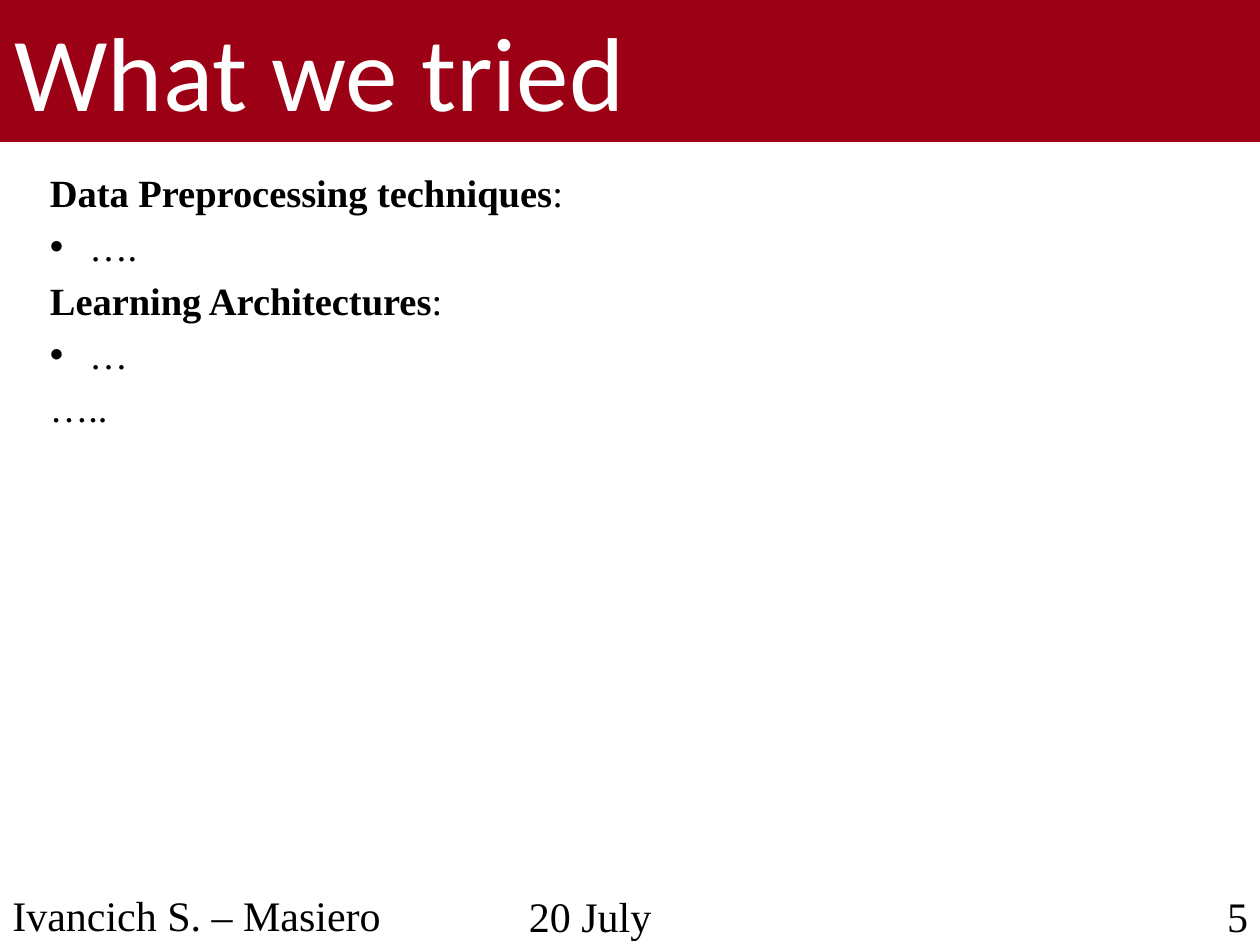
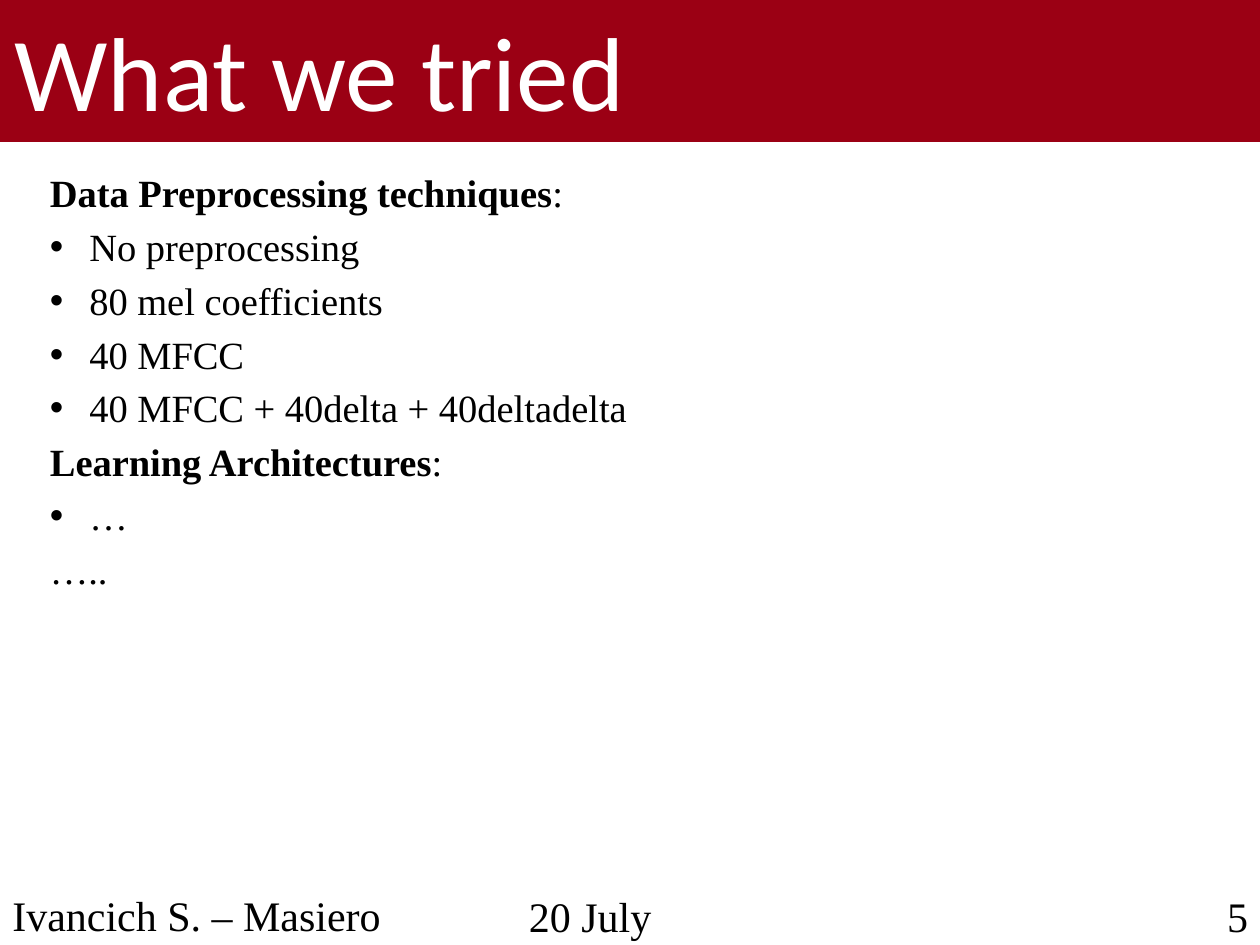
Before and after one commit to ivaste/KeyWordSpotting, a slide deck: slide 7 of Presentation/Presentation.pptx. Drawn at 1260x945 pixels with LibreOffice and Linux fonts; fonts in the diff are those of the drawing; background and template pictures are left out. Boxes give left, top, right and bottom in pixels: in the first picture for what was removed or moved away, otherwise in the second. Text is boxed around its words. In the diff, an @@ line names an element or a change of style, - is before the commit and + after.

```diff
--- a/Presentation/Presentation.pptx
+++ b/Presentation/Presentation.pptx
@@ text at <box>89,235,627,423</box>: text changed @@
-• ….
+• No preprocessing
+• 80 mel coefficients
+• 40 MFCC
+• 40 MFCC + 40delta + 40deltadelta
```
Also in this commit, not shown: 3 other slides changed.
